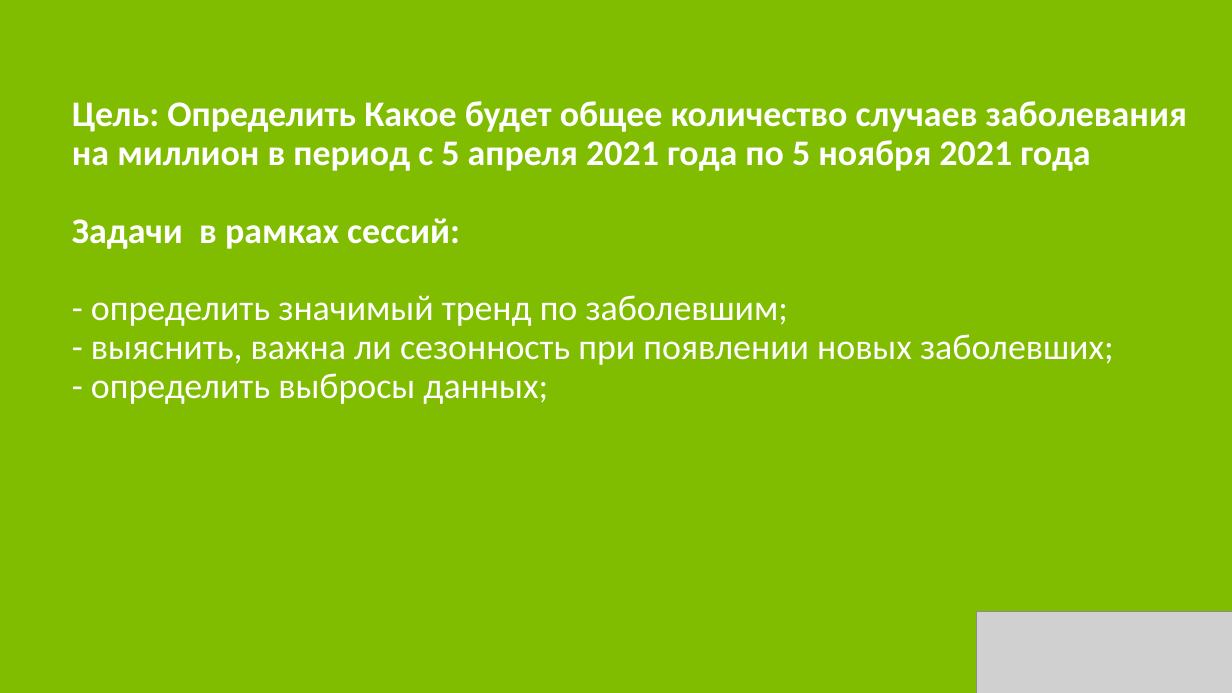
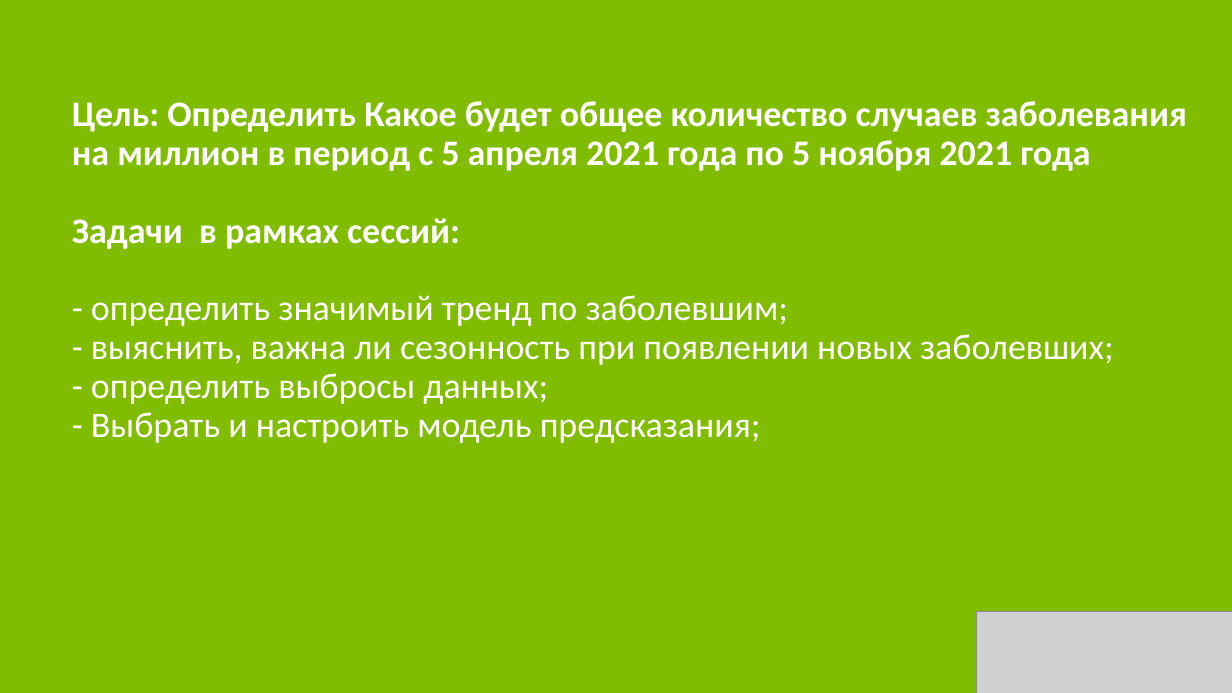
Before and after one commit to KseniyaSilenkova/-Final_examination_Switzerland, a slide deck: slide 2 of Презентация.pptx. Drawn at 1232x693 pixels with LibreOffice and Linux fonts; fonts in the diff are those of the drawing; grey boxes stand for pictures. Boxes give left, top, right and bottom in pixels: in the first picture for what was removed or moved away, otherwise in the second. Text is boxed around its words. In the diff, an @@ line names an element or a change of style, - is before the commit and + after.

```diff
--- a/Презентация.pptx
+++ b/Презентация.pptx
@@ title at (72, 101, 1187, 443): text changed; bold off @@
-Цель: Определить Какое будет общее количество случаев заболевания на миллион в период с 5 апреля 2021 года по 5 ноября 2021 года
-Задачи в рамках сессий:
-- определить значимый тренд по заболевшим;
-- выяснить, важна ли сезонность при появлении новых заболевших;
-- определить выбросы данных;
+Цель: Определить Какое будет общее количество случаев заболевания на миллион в период с 5 апреля 2021 года по 5 ноября 2021 года
+Задачи в рамках сессий:
+- определить значимый тренд по заболевшим;
+- выяснить, важна ли сезонность при появлении новых заболевших;
+- определить выбросы данных;
+- Выбрать и настроить модель предсказания;
```
Also in this commit, not shown: 3 slides added.
